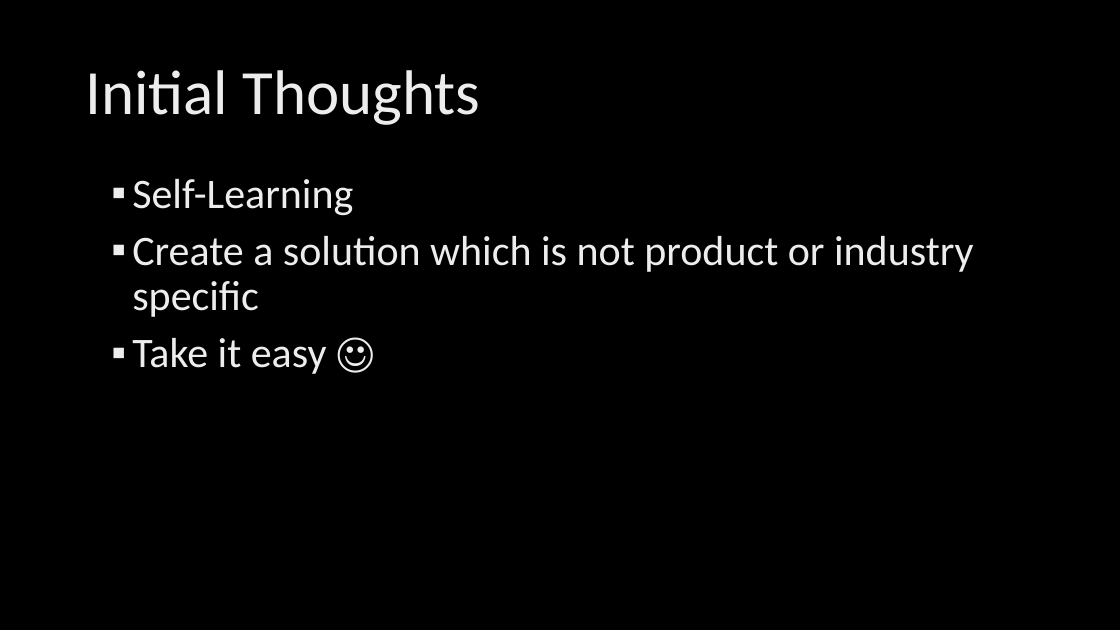
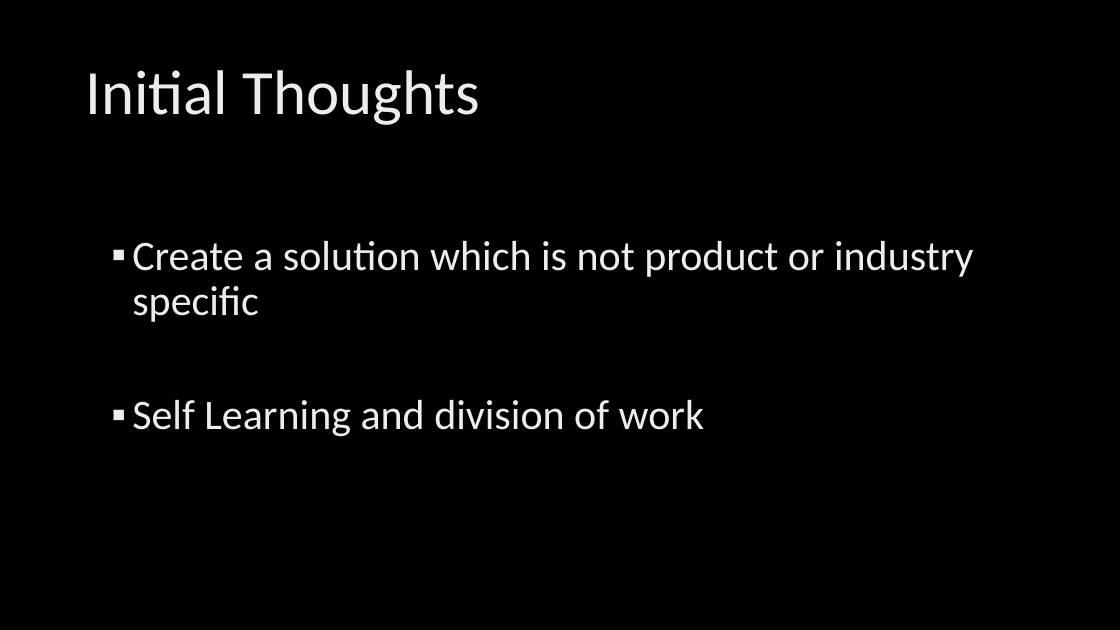
Before and after one commit to anomalydetect/anomalydetect, a slide deck: slide 3 of demo/Anomaly Detection.pptx. Drawn at 1120x630 pixels with LibreOffice and Linux fonts; fonts in the diff are those of the drawing; background and template pictures are left out. Boxes give left, top, right and bottom in pixels: in the first picture for what was removed or moved away, otherwise in the second. Text is boxed around its words. In the diff, an @@ line names an element or a change of style, - is before the commit and + after.

```diff
--- a/demo/Anomaly Detection.pptx
+++ b/demo/Anomaly Detection.pptx
@@ text at box(132, 179, 353, 216): paragraph removed @@
-▪ Self-Learning
@@ text at box(132, 400, 704, 437): text changed @@
-▪ Take it easy ☺
+▪ Self Learning and division of work
```
Also in this commit, not shown: 2 other slides changed, 6 slides added, 1 slide removed.
